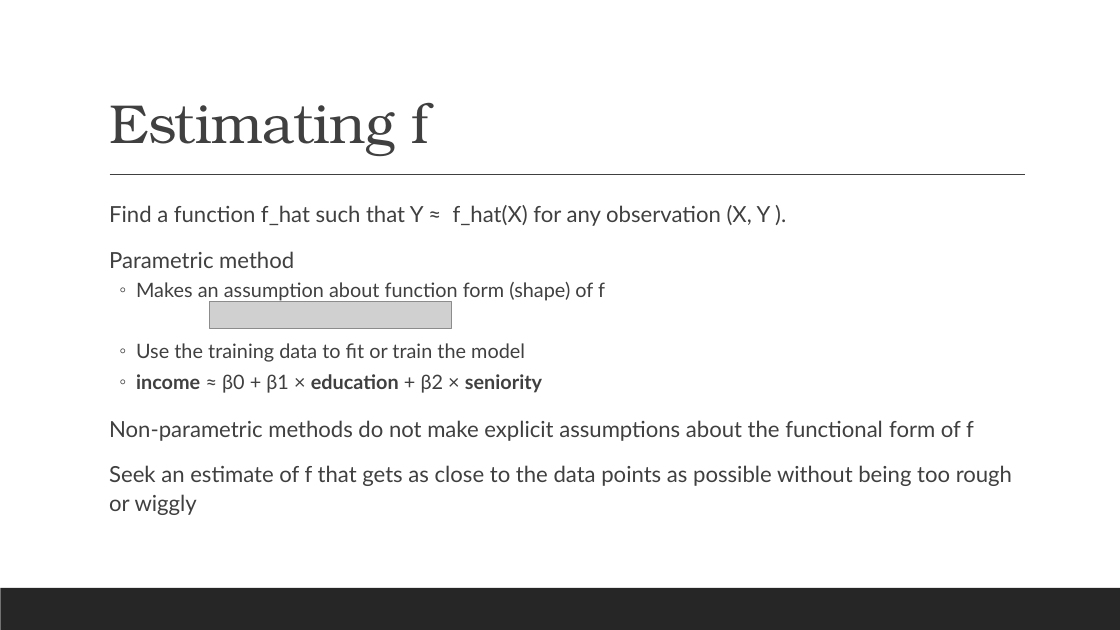
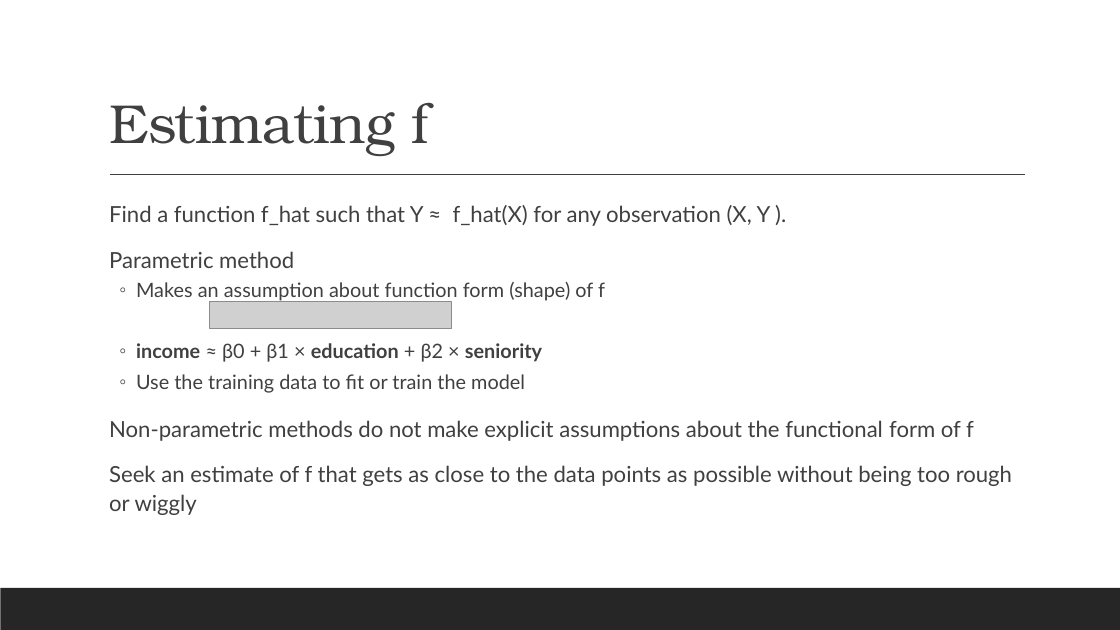
Before and after one commit to ashvani/learning-isl, a slide deck: slide 9 of Intro to ML.pptx. Drawn at 1120x630 pixels with LibreOffice and Linux fonts; fonts in the diff are those of the drawing; grey boxes stand for pictures. Boxes give left, top, right and bottom in pixels: in the first picture for what was removed or moved away, otherwise in the second. Text is boxed around its words. In the diff, an @@ line names an element or a change of style, - is before the commit and + after.

```diff
--- a/Intro to ML.pptx
+++ b/Intro to ML.pptx
@@ text at (x1=136, y1=343, x2=542, y2=362): paragraph added @@
+  ◦ income ≈ β0 + β1 × education + β2 × seniority
@@ text at (x1=136, y1=374, x2=542, y2=393): paragraph removed @@
-  ◦ income ≈ β0 + β1 × education + β2 × seniority
```
Also in this commit, not shown: 4 other slides changed, 1 slide added, 3 other files.
